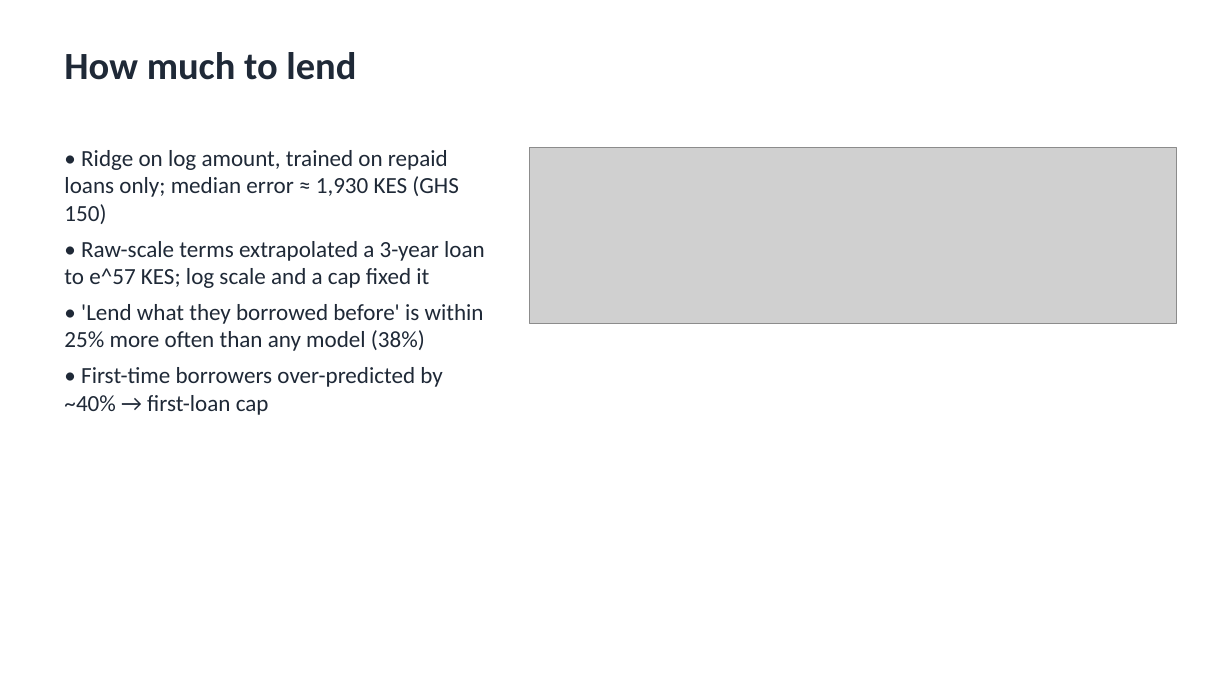
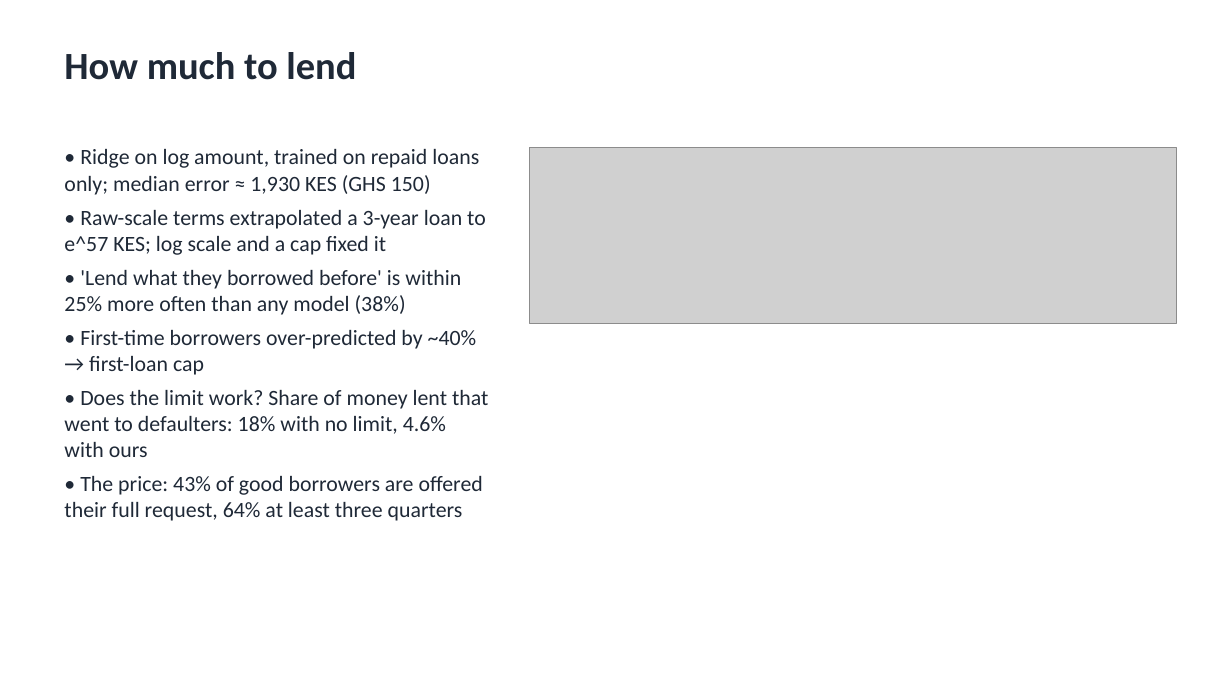
Before and after one commit to ASU-MICS-2028/mle-group-3-prosit-2, a slide deck: slide 8 of slides/NkwaPay_Debrief_Group3.pptx (slide 7 before the commit). Drawn at 1232x693 pixels with LibreOffice and Linux fonts; fonts in the diff are those of the drawing; grey boxes stand for pictures. Boxes give left, top, right and bottom in pixels: in the first picture for what was removed or moved away, otherwise in the second. Text is boxed around its words. In the diff, an @@ line names an element or a change of style, - is before the commit and + after.

Commit message:
Slides: add fee sensitivity, loan-limit test, starter-loan cost, earlier-default rule and Directive gaps

```diff
--- a/slides/NkwaPay_Debrief_Group3.pptx
+++ b/slides/NkwaPay_Debrief_Group3.pptx
@@ text at box(64, 149, 486, 375): size 18 to 17 pt in "• Ridge on log amount, trained on ...", "• Raw-scale terms extrapolated a 3-year loan ...", "• 'Lend what they borrowed before' is ...", "• First-time borrowers over-predicted by ~40% → ..." @@
@@ text at box(64, 390, 488, 521): paragraphs added @@
+• Does the limit work? Share of money lent that went to defaulters: 18% with no limit, 4.6% with ours
+• The price: 43% of good borrowers are offered their full request, 64% at least three quarters
```
Also in this commit, not shown: 3 other slides changed, 1 slide added, 2 other files.
